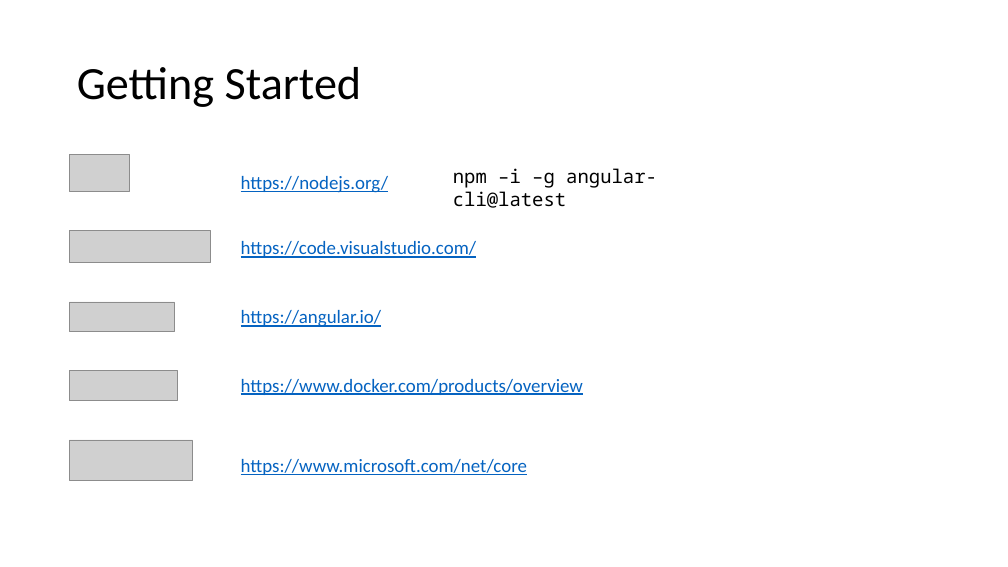
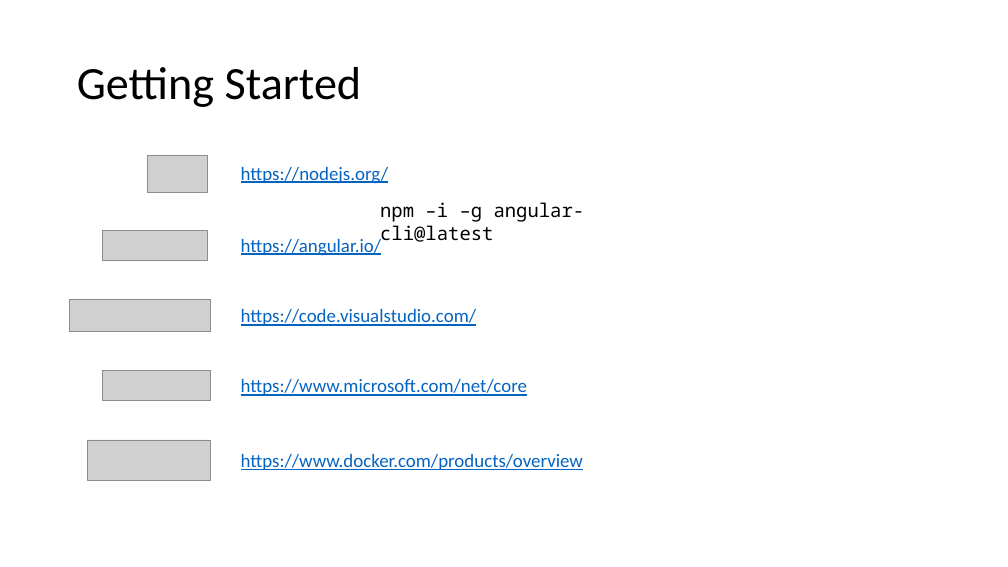
Before and after one commit to JeremyLikness/ng2ts-workshop, a slide deck: slide 2 of 00Intro/ng2.pptx. Drawn at 1008x567 pixels with LibreOffice and Linux fonts; fonts in the diff are those of the drawing; grey boxes stand for pictures. Boxes give left, top, right and bottom in pixels: in the first picture for what was removed or moved away, otherwise in the second. Text is boxed around its words. In the diff, an @@ line names an element or a change of style, - is before the commit and + after.

```diff
--- a/00Intro/ng2.pptx
+++ b/00Intro/ng2.pptx
@@ picture: place and size @@
-picture at [70,155,129,191]
+picture at [147,156,207,192]
@@ text "https://nodejs.org/": place and size @@
-text "https://nodejs.org/" at [241,176,389,193]
+text "https://nodejs.org/" at [241,167,389,184]
@@ text "npm –i –g angular-cli@latest": place and size @@
-text "npm –i –g angular-cli@latest" at [453,168,657,208]
+text "npm –i –g angular-cli@latest" at [380,202,585,242]
@@ picture: place and size @@
-picture at [70,302,175,331]
+picture at [102,231,207,260]
@@ text "https://angular.io/": place and size @@
-text "https://angular.io/" at [241,310,381,327]
+text "https://angular.io/" at [241,239,381,256]
@@ picture: place and size @@
-picture at [70,231,211,263]
+picture at [70,299,211,332]
@@ text "https://code.visualstudio.com/": place and size @@
-text "https://code.visualstudio.com/" at [241,241,476,258]
+text "https://code.visualstudio.com/" at [241,309,476,326]
@@ picture: place and size @@
-picture at [70,371,178,401]
+picture at [103,371,211,401]
@@ text "https://www.microsoft.com/net/core": place and size @@
-text "https://www.microsoft.com/net/core" at [241,459,527,475]
+text "https://www.microsoft.com/net/core" at [241,379,527,396]
@@ picture: place and size @@
-picture at [70,440,193,481]
+picture at [88,440,211,481]
@@ text "https://www.docker.com/products/overview": place and size @@
-text "https://www.docker.com/products/overview" at [241,379,583,395]
+text "https://www.docker.com/products/overview" at [241,454,583,470]
```
Also in this commit, not shown: 1 slide added, 1 other file.
